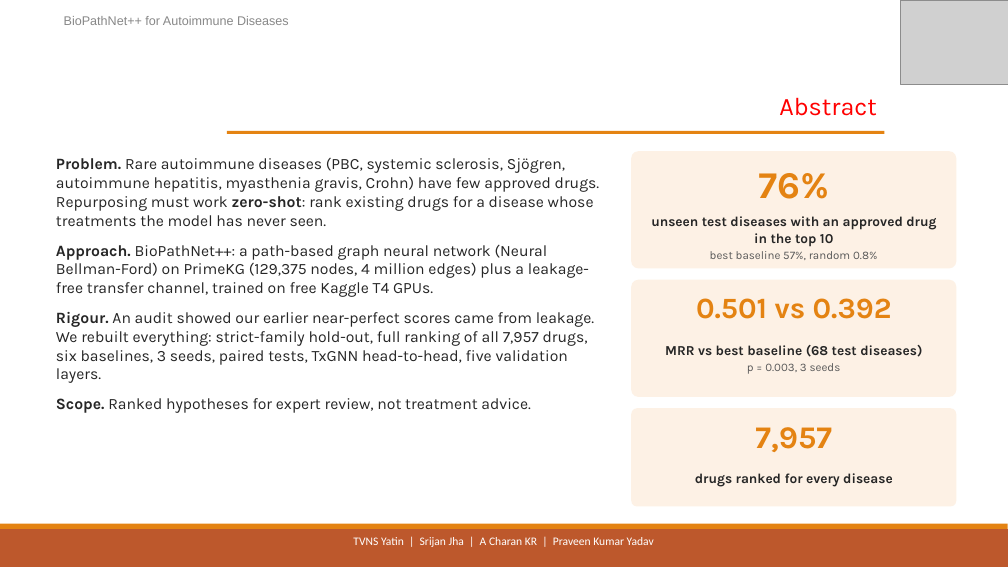
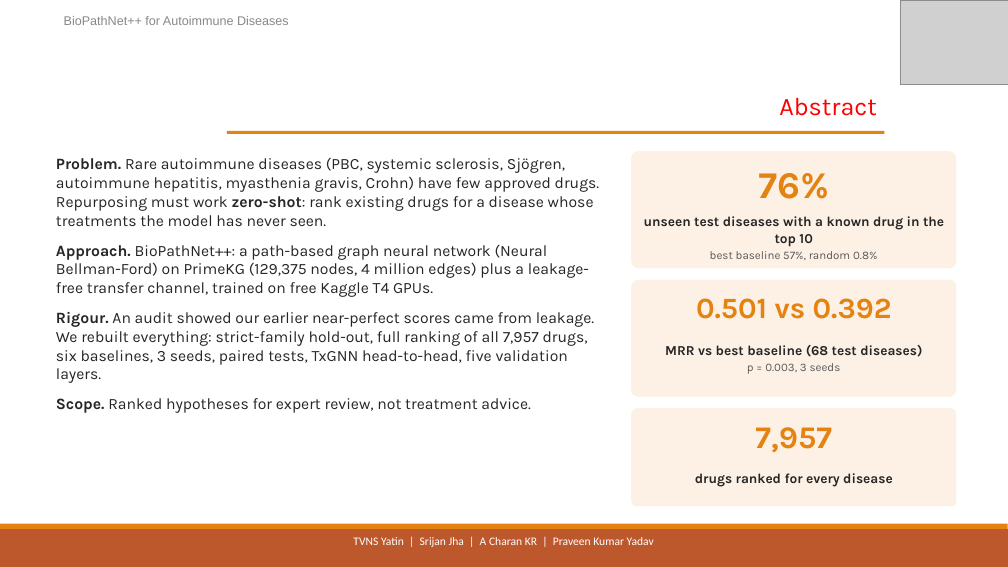
Before and after one commit to SaiYatin/Capstone_Drug_Repurposing_Project, a slide deck: slide 3 of outputs/capstone_review3/BioPathNet++_Review3.pptx. Drawn at 1008x567 pixels with LibreOffice and Linux fonts; fonts in the diff are those of the drawing; grey boxes stand for pictures. Boxes give left, top, right and bottom in pixels: in the first picture for what was removed or moved away, otherwise in the second. Text is boxed around its words. In the diff, an @@ line names an element or a change of style, - is before the commit and + after.

```diff
--- a/outputs/capstone_review3/BioPathNet++_Review3.pptx
+++ b/outputs/capstone_review3/BioPathNet++_Review3.pptx
@@ text at (x1=644, y1=216, x2=944, y2=247): text changed @@
-unseen test diseases with an approved drug in the top 10
+unseen test diseases with a known drug in the top 10
```
Also in this commit, not shown: 5 other slides changed, 5 slides added, 1 slide removed, 3 other files.
